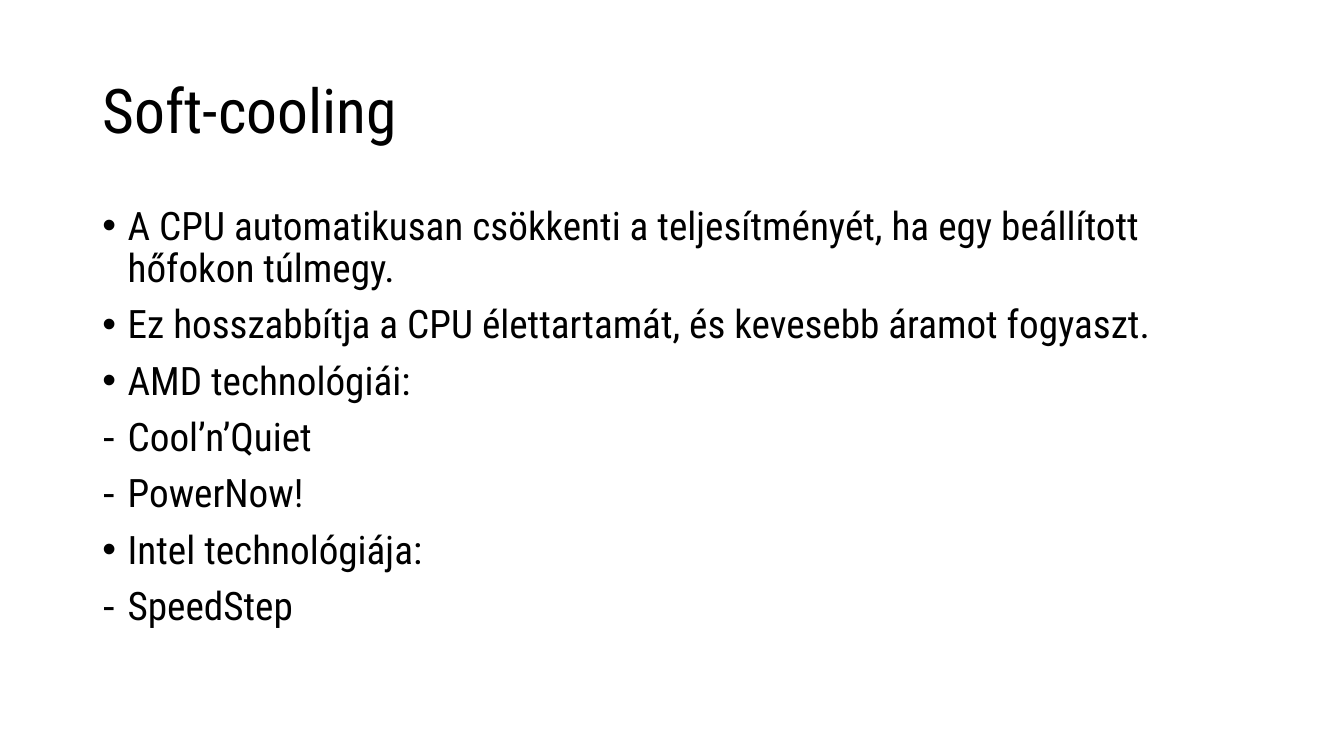
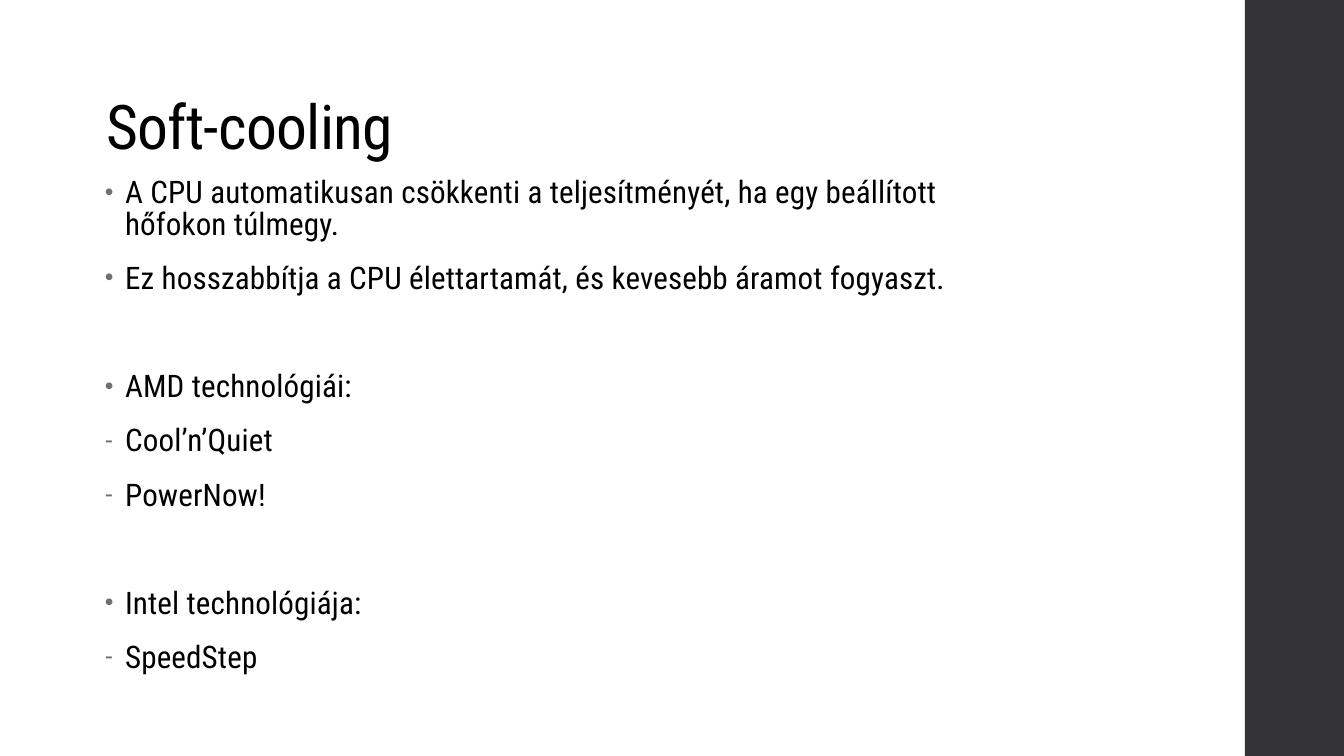
Before and after one commit to verbence/ppt-2022, a slide deck: slide 7 of cpuhutes.pptx. Drawn at 1344x756 pixels with LibreOffice and Linux fonts; fonts in the diff are those of the drawing. Boxes give left, top, right and bottom in pixels: in the first picture for what was removed or moved away, otherwise in the second. Text is boxed around its words. In the diff, an @@ line names an element or a change of style, - is before the commit and + after.

```diff
--- a/cpuhutes.pptx
+++ b/cpuhutes.pptx
@@ title "Soft-cooling": place and size @@
-title "Soft-cooling" at [102, 86, 396, 146]
+title "Soft-cooling" at [106, 102, 393, 162]
@@ title "Soft-cooling" at [106, 102, 393, 162]: letter spacing 0 to -0.5 pt; vertical alignment middle to bottom @@
@@ rectangle added at [1245, 0, 1344, 756], fill #353537 @@
@@ text "A CPU automatikusan csökkenti a ...": place and size @@
-text "A CPU automatikusan csökkenti a ..." at [128, 210, 1150, 628]
+text "A CPU automatikusan csökkenti a ..." at [125, 179, 945, 621]
@@ text "A CPU automatikusan csökkenti a ..." at [125, 179, 945, 621]: size 28 to 22.2 pt, letter spacing 0 to 0.1 pt; indent changed; line spacing 0.9 to 0.85; more space between paragraphs @@
```
Also in this commit, not shown: 11 other slides changed.
